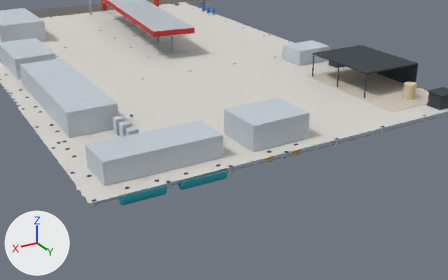
Before and after pictures for a commit that changed the glTF model portal-proposal/public/sites/models/1703.glb.
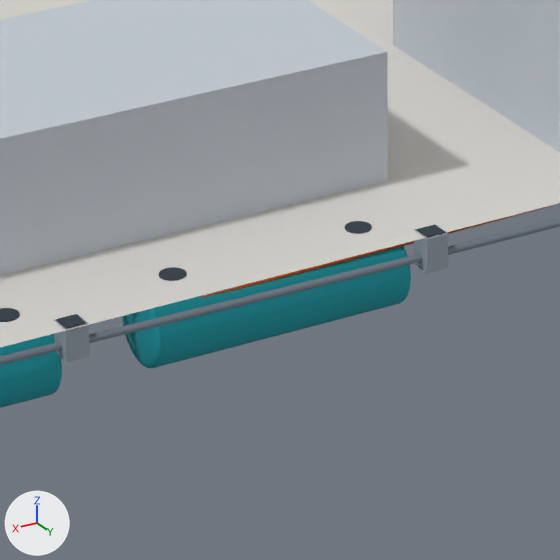
Each version is shown from a 50 mm lens placed at (56.4, 122.1, 36.8), pointed at (15.6, 54.0, 2.7), then close up on the part from 35% to 56% of the width and 45% to 80% of the height. Lighting does not change. The marker at lower left points along +X, +Y and +Z. The last two pictures show the newer version. Where no turn or scale is listed for an object, it has been applied to the vertices.

Names of what the first close-up shows: 'Forecourt and paving (taken as flat)', 'Manhole N2', 'Manhole N3', 'North grease traps to the SP-T-18,000 L tank', 'North shop units (2 units)', 'SP-T-18,000 L treatment tank · behind the toilets', 'Site drain: north side, flowing west', 'Tank outline with no name · behind the toilets', 'Toilets' and 5 more.
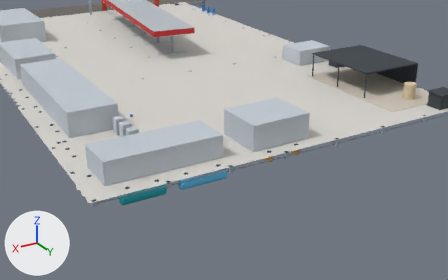
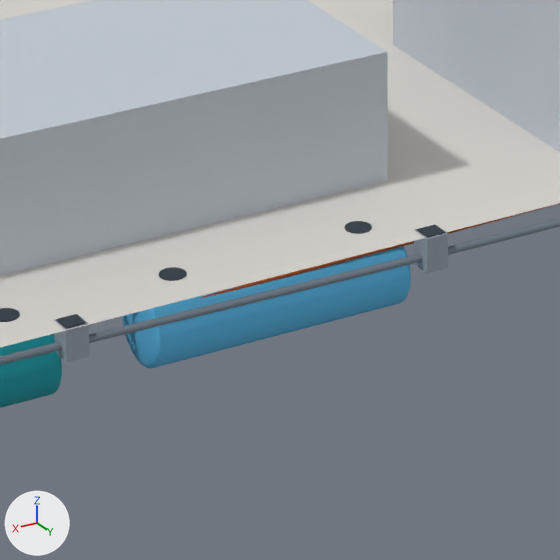
Pixel boxes (x1, y1, x2, y2) of what changed, in the close-ups (560 x 560 px):
'Tank outline with no name · behind the toilets', recoloured (cyan to blue)
    both: (122, 246, 411, 368)

Patch to the scene script:
```diff
--- a/portal-proposal/public/sites/models/1703.glb.py
+++ b/portal-proposal/public/sites/models/1703.glb.py
@@ mat_watertank @@
+mat_watertank = principled_material('waterTank')
+mat_watertank.base_color = (0.0976, 0.474, 0.791)  # blue #58b7e6
+mat_watertank.roughness = 0.85
@@ me_mesh_21 @@
 me_mesh_21.from_pydata(...)  # 514 vertices, 1024 faces; spans x 15.55..22.75, y 53.1..55.2, z -3.05..-1.05
-me_mesh_21.materials.append(mat_tank)  # cyan #0f9aa6
+me_mesh_21.materials.append(mat_watertank)  # blue #58b7e6
```
